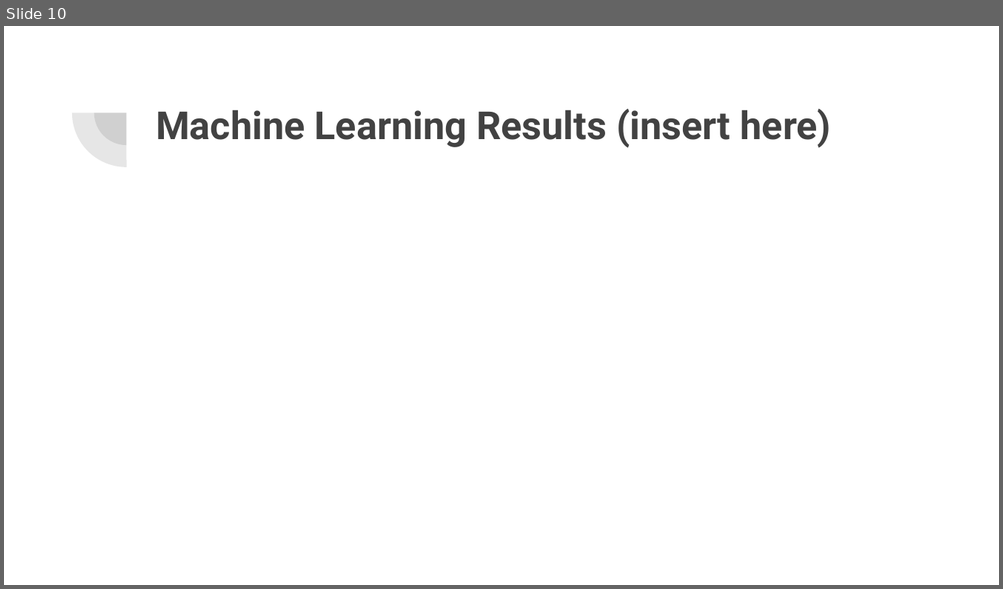
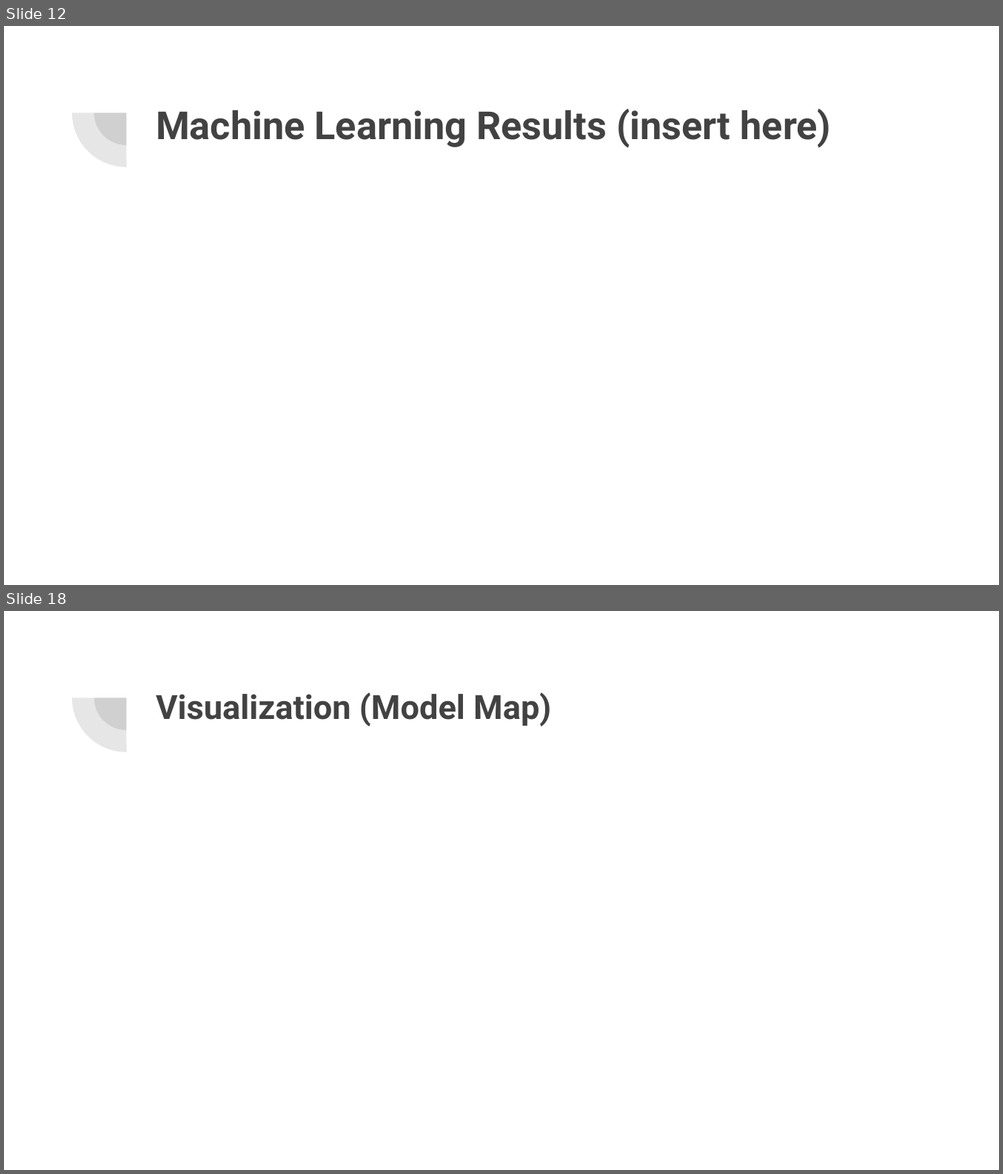
Before and after one commit to staceycatherine/Final_Project, a slide deck: Final Project Google Slides.pptx. Shown one above the other, each under a label of ours: slide 10 before the commit, slides 12 and 18 after it; the slides between them are not shown. The pictures are 1003x589 and 1003x1174 pixels, drawn with LibreOffice and Linux fonts; fonts in the diff are those of the drawing. Boxes give left, top, right and bottom in pixels: in the first picture for what was removed or moved away, otherwise in the second. Text is boxed around its words. In the diff, an @@ line names an element or a change of style, - is before the commit and + after.

```diff
--- a/Final Project Google Slides.pptx
+++ b/Final Project Google Slides.pptx
@@ slide 18 added at (4, 611, 999, 1170), background #FFFFFF; not listed: 2 template elements that a slide beside it also shows @@
@@ title added at (156, 692, 551, 726), 24.2 pt, text #424242, bold @@
+Visualization (Model Map)
@@ what was slide 10 is now slide 12 @@
```
Also in this commit, not shown: 11 other slides added, 2 slides removed.
